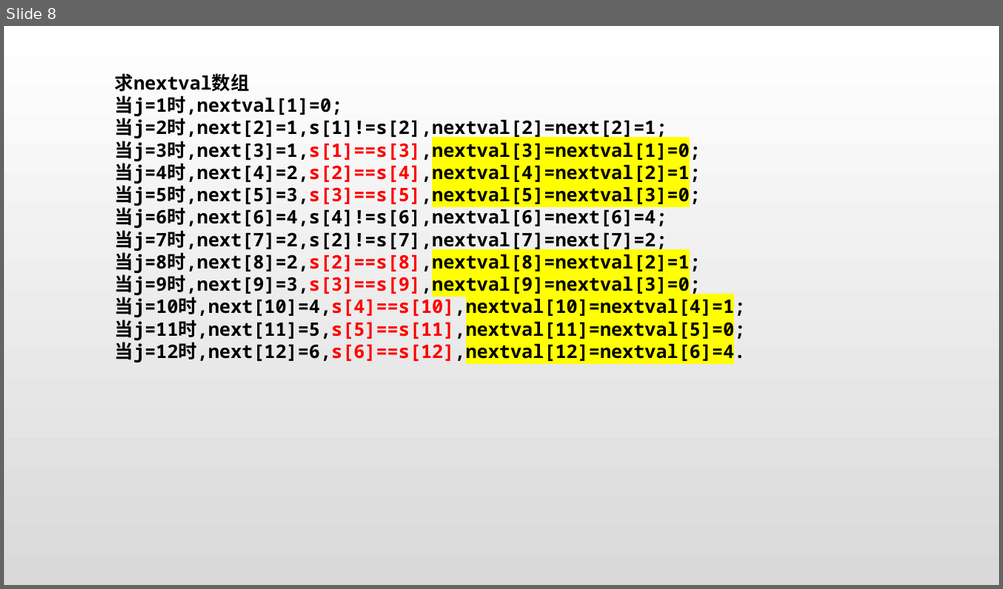
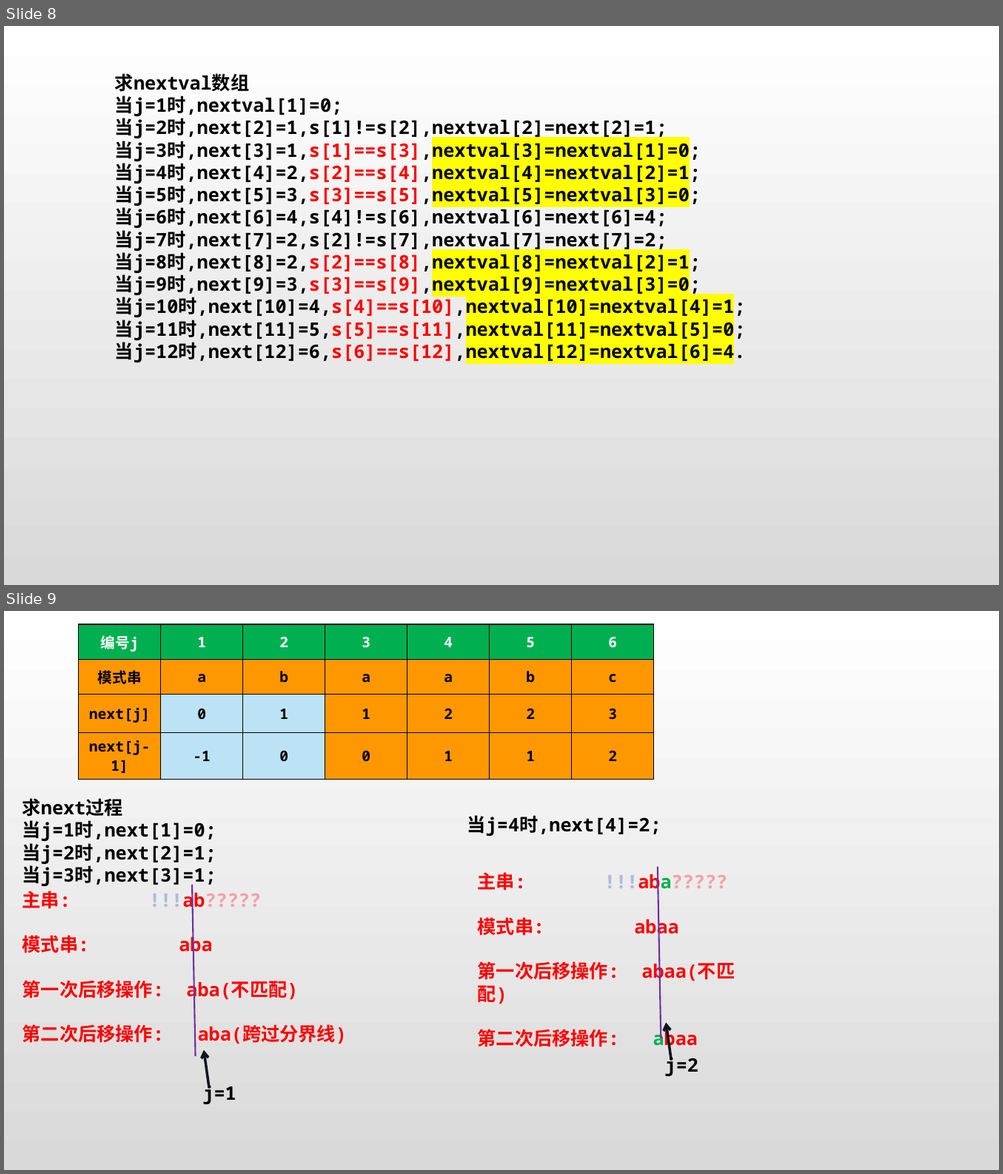
Before and after one commit to jk2020214154/Data_Structure_Code, a slide deck: 第四章 串/4.2 串的模式匹配/KMP图示.pptx. Shown one above the other, each under a label of ours: slide 8 before the commit, slides 8 and 9 after it. The pictures are 1003x589 and 1003x1174 pixels, drawn with LibreOffice and Linux fonts; fonts in the diff are those of the drawing. Boxes give left, top, right and bottom in pixels: in the first picture for what was removed or moved away, otherwise in the second. Text is boxed around its words. In the diff, an @@ line names an element or a change of style, - is before the commit and + after.

```diff
--- a/第四章 串/4.2 串的模式匹配/KMP图示.pptx
+++ b/第四章 串/4.2 串的模式匹配/KMP图示.pptx
@@ slide 9 added at <box>4,611,999,1170</box>, background gradient #FFFFFF to #D9D9D9 @@
@@ table added at <box>79,624,653,776</box>, 4 rows, 7 columns @@
+编号j | 1 | 2 | 3 | 4 | 5 | 6
+模式串 | a | b | a | a | b | c
+next[j] | 0 | 1 | 1 | 2 | 2 | 3
+next[j-1] | -1 | 0 | 0 | 1 | 1 | 2
@@ group added at <box>22,798,727,1105</box>: 6 texts, 2 lines, 2 arrows @@
+主串: !!!ab?????
+模式串: aba
+第一次后移操作: aba(不匹配)
+第二次后移操作: aba(跨过分界线)
+j=1
+求next过程
+当j=1时,next[1]=0;
+当j=2时,next[2]=1;
+当j=3时,next[3]=1;
+当j=4时,next[4]=2;
+主串: !!!aba?????
+模式串: abaa
+第一次后移操作: abaa(不匹配)
+第二次后移操作: abaa
+j=2
```
Also in this commit, not shown: 2 slides changed, 2 other slides added, 1 other file.
